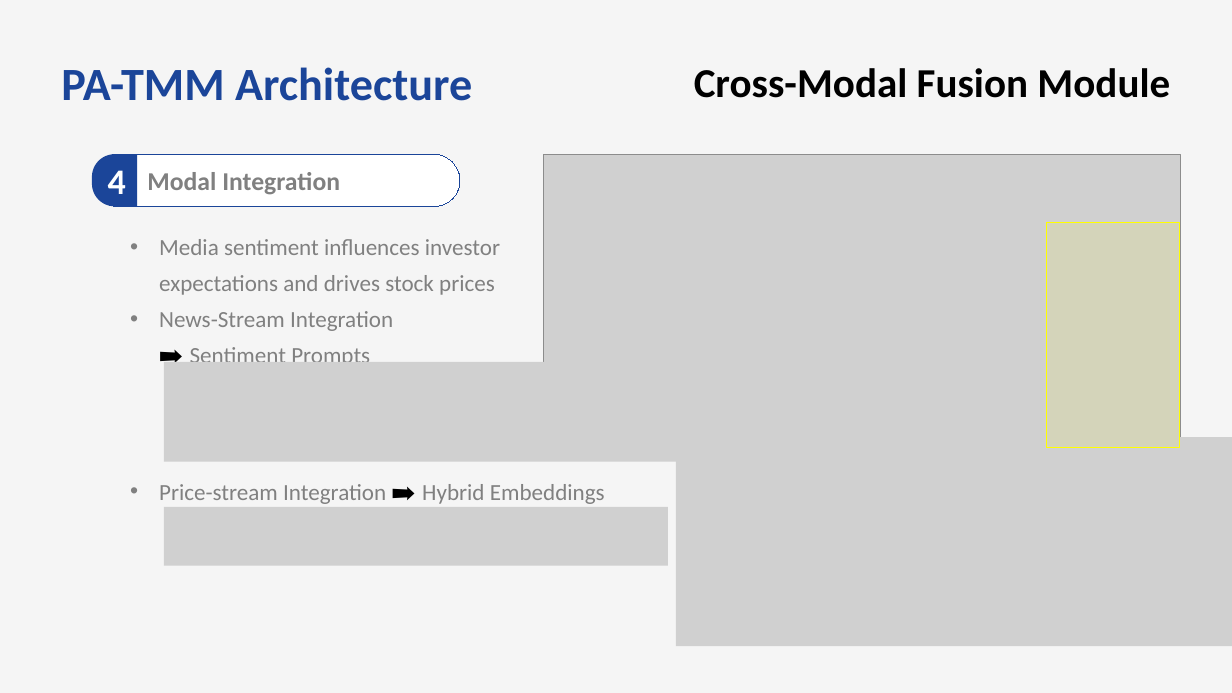
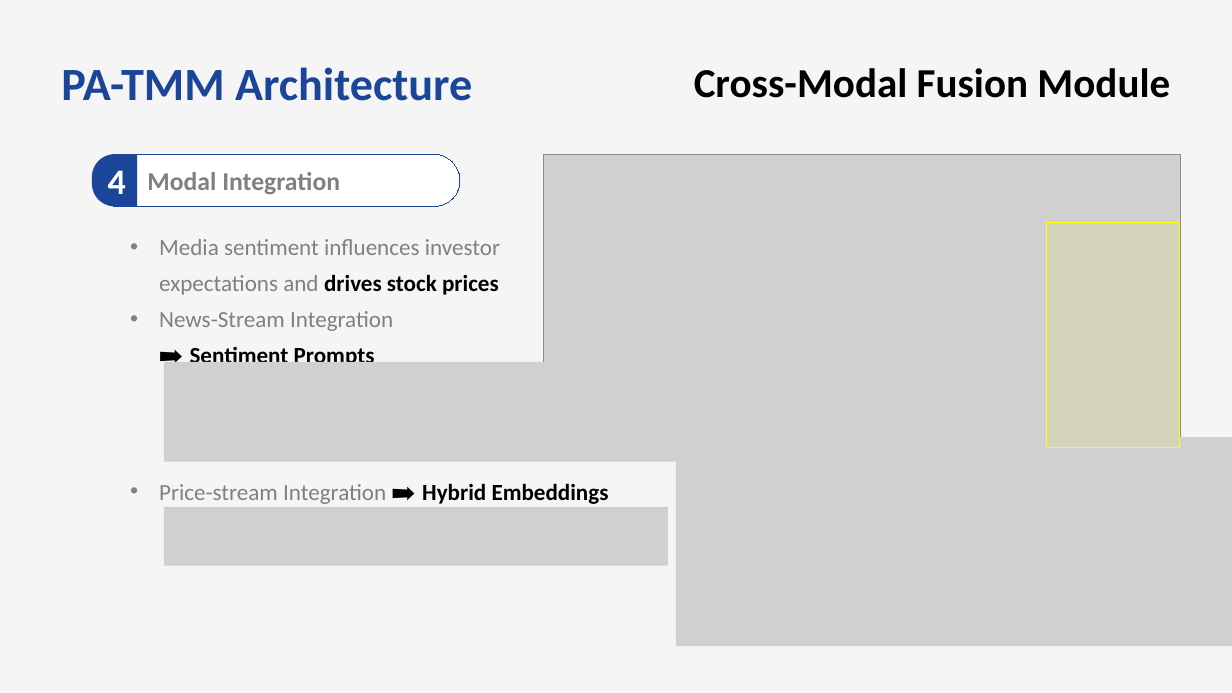
Before and after one commit to bts1991/study, a slide deck: slide 13 of 논문 Review/Others/paper_review.pptx. Drawn at 1232x693 pixels with LibreOffice and Linux fonts; fonts in the diff are those of the drawing; grey boxes stand for pictures. Boxes give left, top, right and bottom in pixels: in the first picture for what was removed or moved away, otherwise in the second. Text is boxed around its words. In the diff, an @@ line names an element or a change of style, - is before the commit and + after.

```diff
--- a/논문 Review/Others/paper_review.pptx
+++ b/논문 Review/Others/paper_review.pptx
@@ text "Media sentiment influences investor expectations ..." at [159, 239, 500, 362]: text colour #808080 to #000000, bold on in "drives stock prices", "Sentiment Prompts" @@
@@ text "Price-stream Integration ➡️ Hybrid Embeddings" at [159, 483, 609, 504]: text colour #808080 to #000000, bold on in "Hybrid Embeddings" @@
```
Also in this commit, not shown: 13 other slides changed, 9 slides added.
